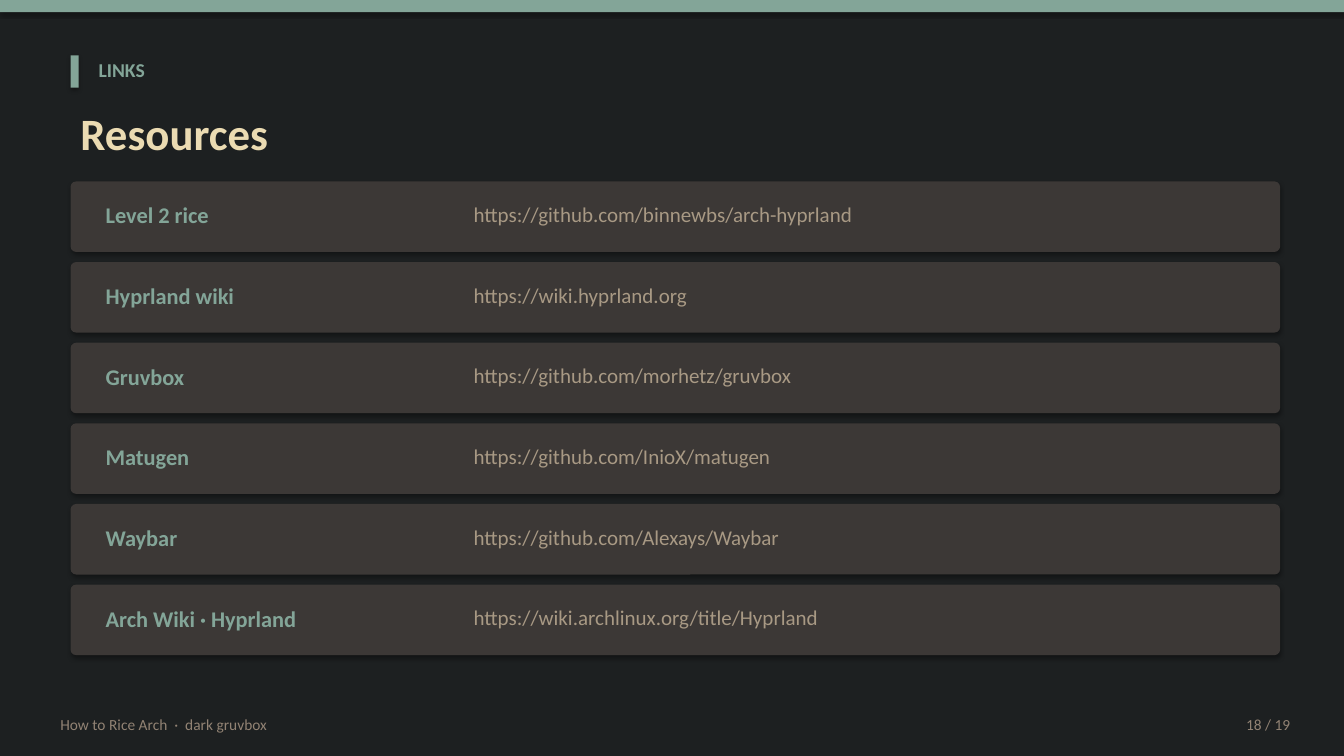
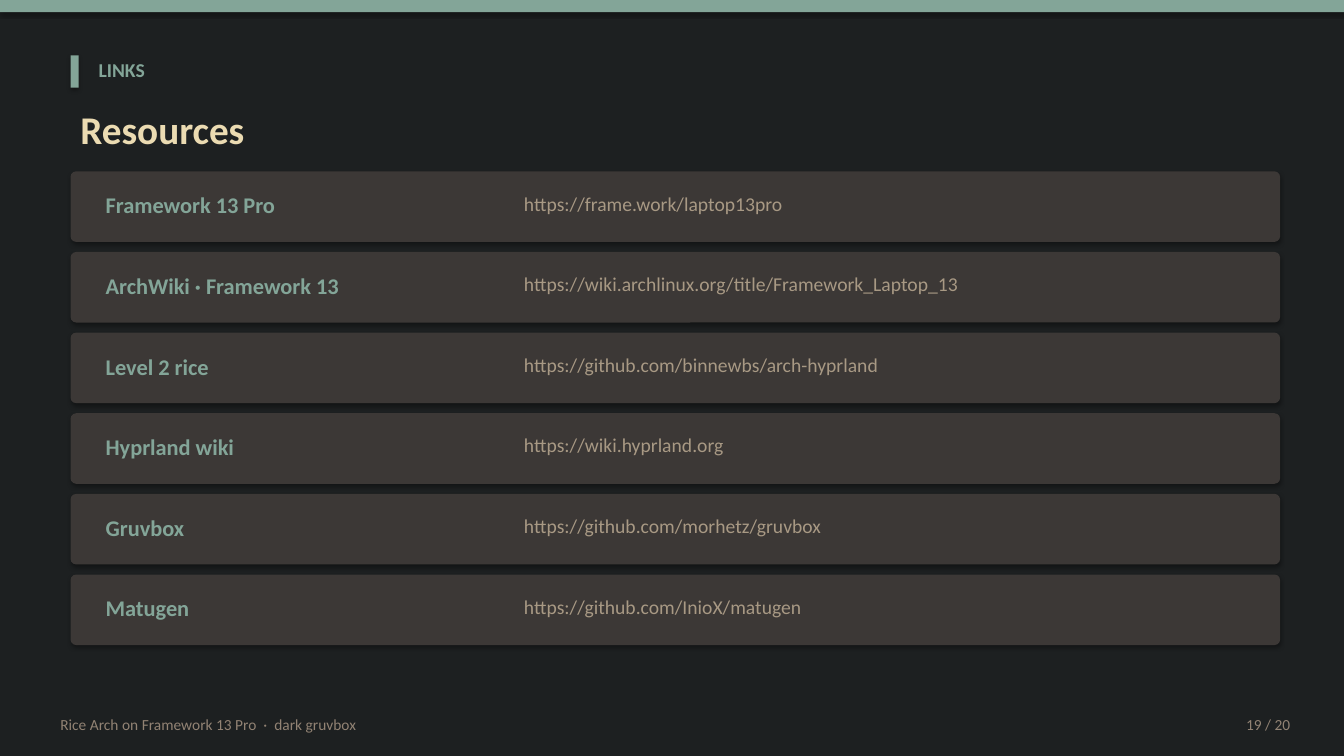
Before and after one commit to WaffleStudioGit/PCPhone, a slide deck: slide 19 of download/How-to-Rice-Arch.pptx (slide 18 before the commit). Drawn at 1344x756 pixels with LibreOffice and Linux fonts; fonts in the diff are those of the drawing. Boxes give left, top, right and bottom in pixels: in the first picture for what was removed or moved away, otherwise in the second. Text is boxed around its words. In the diff, an @@ line names an element or a change of style, - is before the commit and + after.

```diff
--- a/download/How-to-Rice-Arch.pptx
+++ b/download/How-to-Rice-Arch.pptx
@@ text "Resources" at [80,118,244,145]: size 32 to 28 pt @@
@@ text added at [106,197,275,213], 16 pt, text #83A598, bold @@
+Framework 13 Pro
@@ text at [524,197,782,214]: text changed; size 15 to 14 pt @@
-https://github.com/binnewbs/arch-hyprland
+https://frame.work/laptop13pro
@@ text added at [106,278,339,294], 16 pt, text #83A598, bold @@
+ArchWiki · Framework 13
@@ text at [524,277,958,294]: text changed; size 15 to 14 pt @@
-https://wiki.hyprland.org
+https://wiki.archlinux.org/title/Framework_Laptop_13
@@ text "Level 2 rice": place and size @@
-text "Level 2 rice" at [106,207,209,223]
+text "Level 2 rice" at [106,359,209,375]
@@ text at [524,358,878,375]: text changed; size 15 to 14 pt @@
-https://github.com/morhetz/gruvbox
+https://github.com/binnewbs/arch-hyprland
@@ 6 rounded rectangles: place and size @@
-6 rounded rectangles at [71,181,1280,655]
+6 rounded rectangles at [71,171,1280,645]
@@ text "Hyprland wiki": place and size @@
-text "Hyprland wiki" at [106,288,234,308]
+text "Hyprland wiki" at [106,439,234,459]
@@ text at [524,438,723,455]: text changed; size 15 to 14 pt @@
-https://github.com/InioX/matugen
+https://wiki.hyprland.org
@@ text "Gruvbox": place and size @@
-text "Gruvbox" at [106,369,184,385]
+text "Gruvbox" at [106,520,184,536]
@@ text removed at [106,530,178,550] @@
-Waybar
@@ text at [524,519,821,536]: text changed; size 15 to 14 pt @@
-https://github.com/Alexays/Waybar
+https://github.com/morhetz/gruvbox
@@ text "Matugen": place and size @@
-text "Matugen" at [106,450,190,469]
+text "Matugen" at [106,601,190,620]
@@ text removed at [106,611,296,631] @@
-Arch Wiki · Hyprland
@@ text at [524,600,801,617]: text changed; size 15 to 14 pt @@
-https://wiki.archlinux.org/title/Hyprland
+https://github.com/InioX/matugen
@@ text at [60,719,356,733]: text changed @@
-How to Rice Arch · dark gruvbox
+Rice Arch on Framework 13 Pro · dark gruvbox
@@ text at [1246,720,1291,730]: text changed @@
-18 / 19
+19 / 20
```
Also in this commit, not shown: 4 other slides changed, 15 slides added, 14 slides removed, 5 other files.
